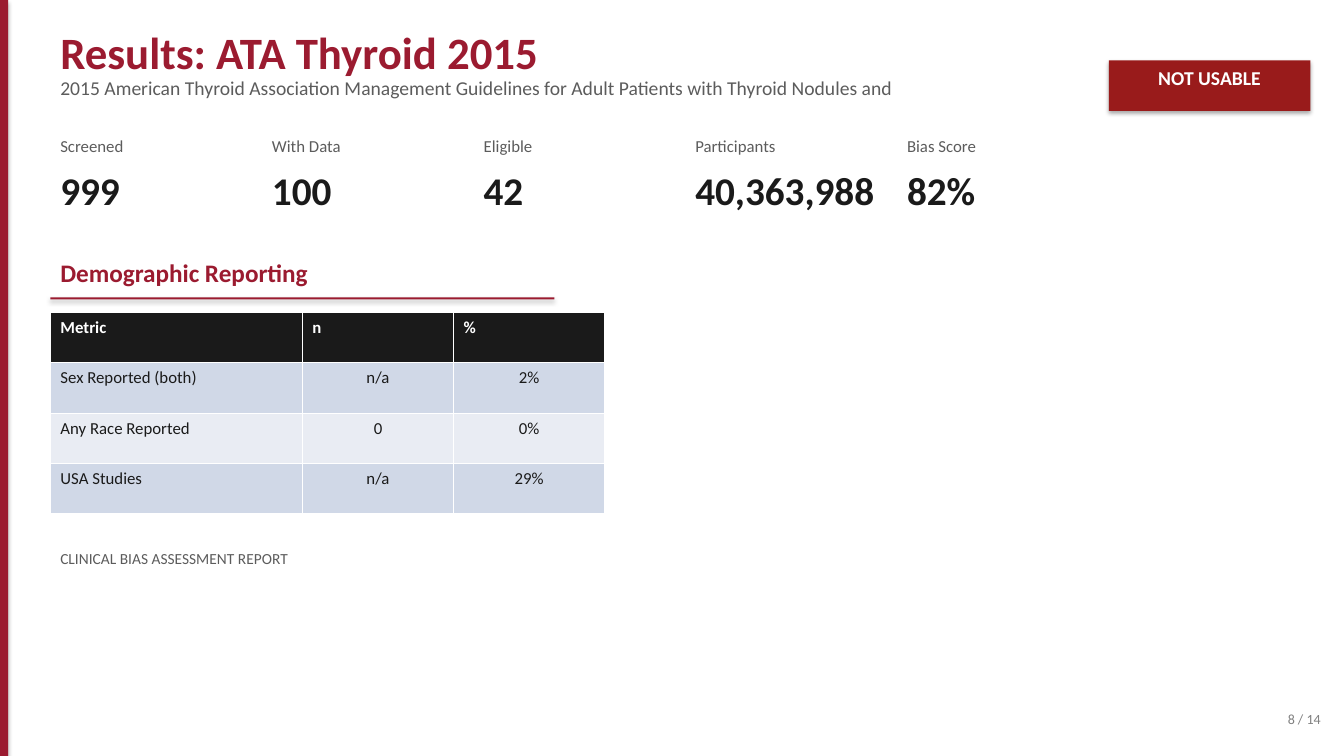
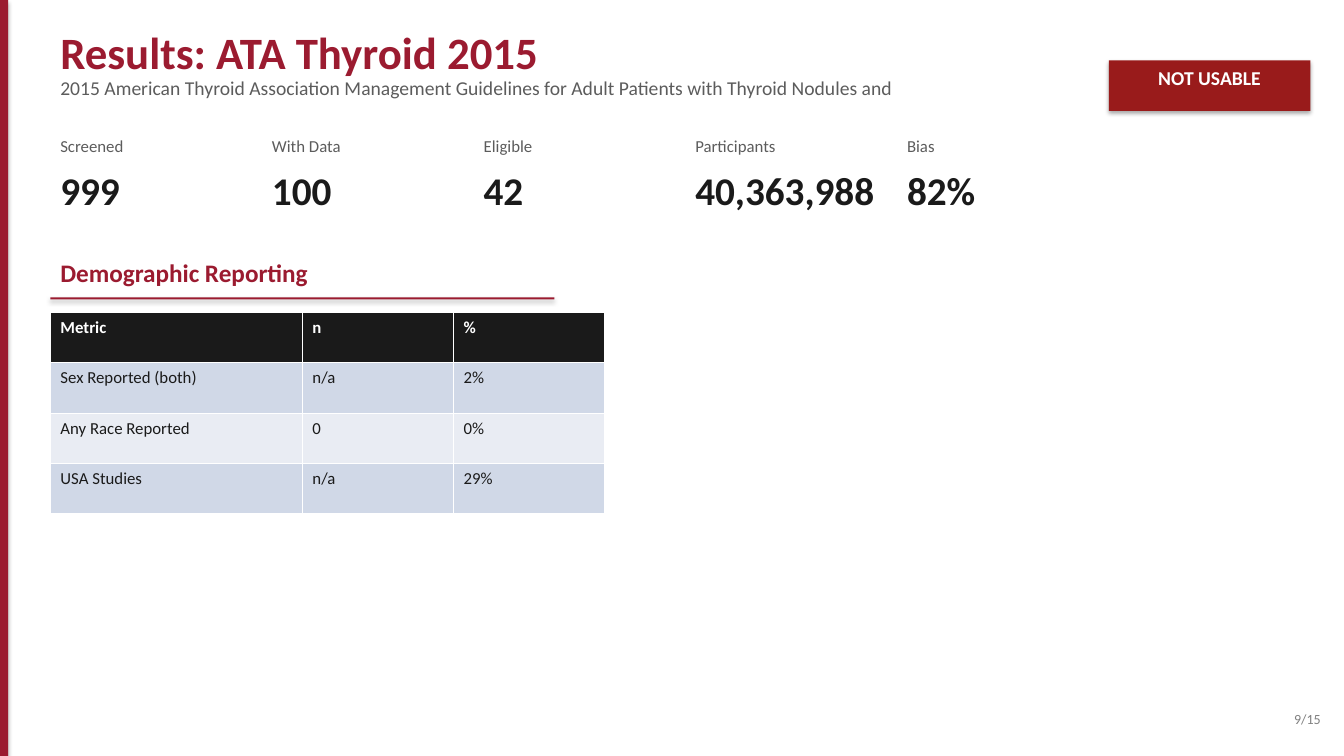
Before and after one commit to duckyquang/RADAR, a slide deck: slide 9 of RADAR_Presentation.pptx (slide 8 before the commit). Drawn at 1344x756 pixels with LibreOffice and Linux fonts; fonts in the diff are those of the drawing. Boxes give left, top, right and bottom in pixels: in the first picture for what was removed or moved away, otherwise in the second. Text is boxed around its words. In the diff, an @@ line names an element or a change of style, - is before the commit and + after.

Commit message:
docs: add bias score methodology slide explaining USABLE/NOT USABLE

```diff
--- a/RADAR_Presentation.pptx
+++ b/RADAR_Presentation.pptx
@@ text at <box>907,140,935,152</box>: text changed @@
-Bias Score
+Bias
@@ table at <box>50,313,605,514</box> @@
@@ alignment centre to left @@
@@ text removed at <box>60,554,288,564</box> @@
-CLINICAL BIAS ASSESSMENT REPORT
@@ text at <box>1294,714,1321,725</box>: text changed @@
-8 / 14
+9/15
```
Also in this commit, not shown: 13 other slides changed, 1 slide added.
